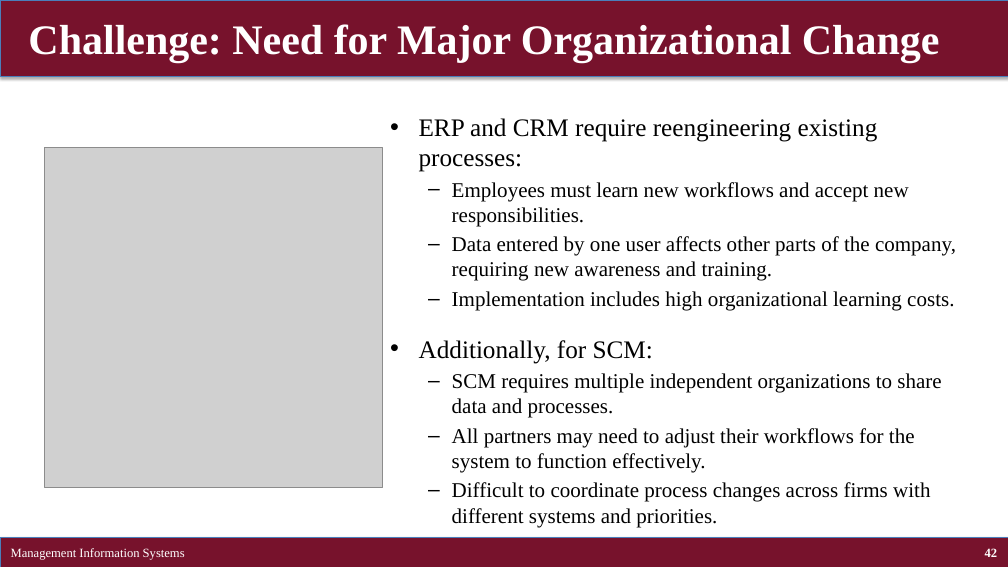
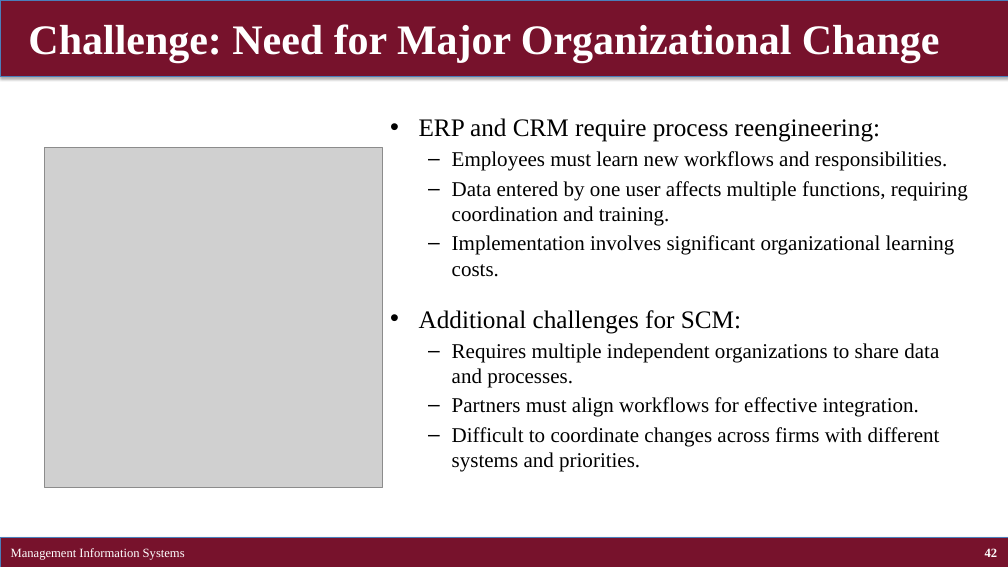
Before and after one commit to brianhwpark/brianhwpark.github.io, a slide deck: slide 42 of files/teaching-resources/concordiacollege-busn-315/busn-315-lecture-note/busn315-ch09.pptx. Drawn at 1008x567 pixels with LibreOffice and Linux fonts; fonts in the diff are those of the drawing; grey boxes stand for pictures. Boxes give left, top, right and bottom in pixels: in the first picture for what was removed or moved away, otherwise in the second. Text is boxed around its words. In the diff, an @@ line names an element or a change of style, - is before the commit and + after.

```diff
--- a/files/teaching-resources/concordiacollege-busn-315/busn-315-lecture-note/busn315-ch09.pptx
+++ b/files/teaching-resources/concordiacollege-busn-315/busn-315-lecture-note/busn315-ch09.pptx
@@ text at (419,118,968,472): text changed @@
-• ERP and CRM require reengineering existing processes:
-  – Employees must learn new workflows and accept new responsibilities.
-  – Data entered by one user affects other parts of the company, requiring new awareness and training.
-  – Implementation includes high organizational learning costs.
-• Additionally, for SCM:
-  – SCM requires multiple independent organizations to share data and processes.
-  – All partners may need to adjust their workflows for the system to function effectively.
-  – Difficult to coordinate process changes across firms with different systems and priorities.
+• ERP and CRM require process reengineering:
+  – Employees must learn new workflows and responsibilities.
+  – Data entered by one user affects multiple functions, requiring coordination and training.
+  – Implementation involves significant organizational learning costs.
+• Additional challenges for SCM:
+  – Requires multiple independent organizations to share data and processes.
+  – Partners must align workflows for effective integration.
+  – Difficult to coordinate changes across firms with different systems and priorities.
```
Also in this commit, not shown: 30 other slides changed, 2 slides added, 2 slides removed, 14 other files.
